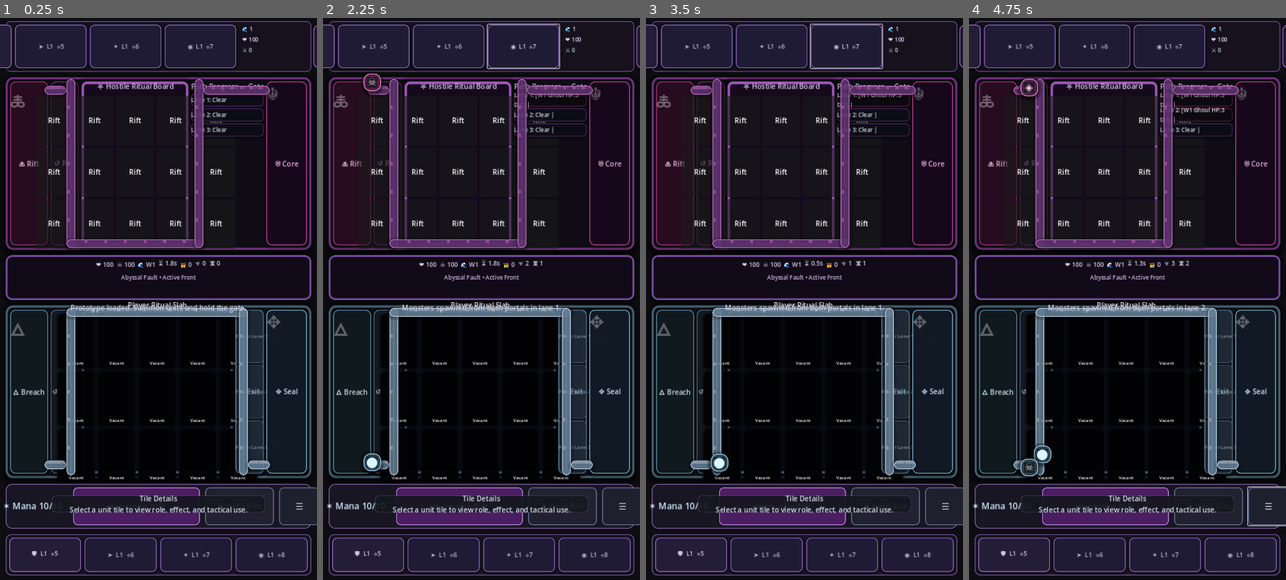
Above: before the commit, frames 1-4 (left to right).
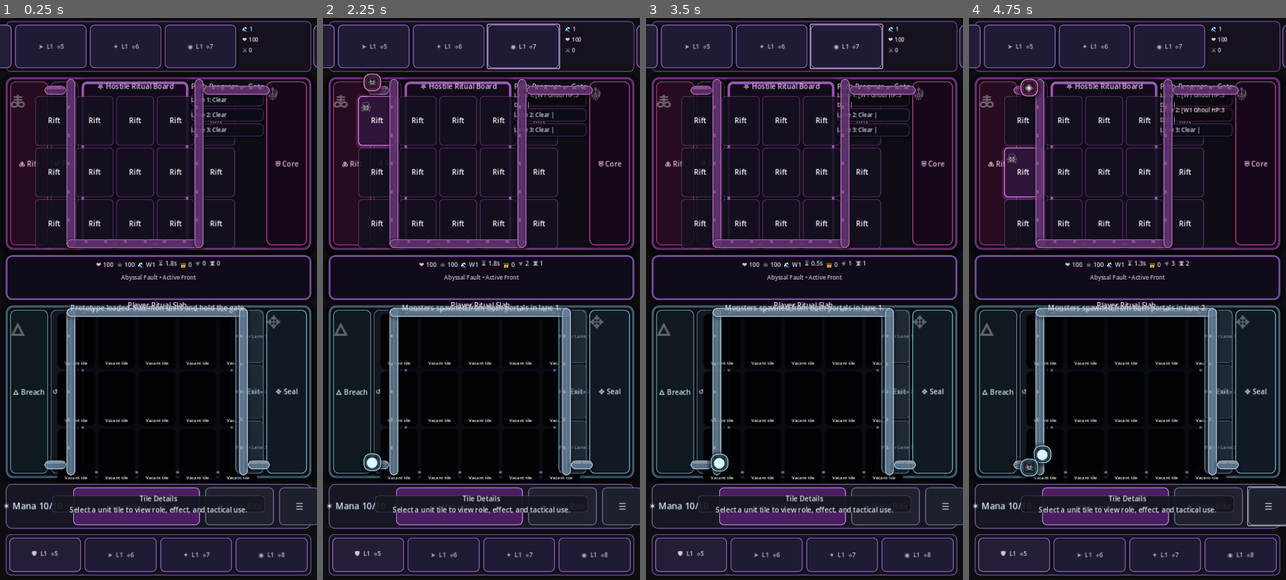
Above: after the commit, the same moments.

Repository: D3MISEarch/AbyssFall-merge-defense
Game: Godot game, scene res://scenes/Main.tscn
The game is run twice, just before and just after one commit, with the same random seed, the same clock (stepped at 60 frames per second) and the same inputs.
Inputs:
- Up to frame 1 (0.25 s): no input
- Up to frame 2 (2.25 s): click "➤ L1 ⟡5" at 0.5 s; click "✦ L1 ⟡6" at 1.25 s; click "◉ L1 ⟡7" at 2 s
- Up to frame 3 (3.5 s): click "⛧ Invoke Rift" at 2.75 s
- Up to frame 4 (4.75 s): click "✦ Hero Rite" at 3.5 s; click "☰" at 4.25 s

The runs differ from the first frame. In frame 1, 1.8% of the frame differs, in the area x 11-79%, y 13-83%; in frame 2, 2.6%, in the area x 10-79%, y 13-83%; in frame 3, 1.8%; in frame 4, 2.6%.

Commit message:
Strengthen board unit visuals and occupancy contrast

Diff:
--- a/scripts/main.gd
+++ b/scripts/main.gd
@@ -120,6 +120,7 @@
 var tile_panels: Array[Panel] = []
 var tile_labels: Array[Label] = []
 var tile_icon_glow_rects: Array[ColorRect] = []
+var tile_icon_plate_rects: Array[ColorRect] = []
 var tile_icon_labels: Array[Label] = []
 var tile_level_badge_rects: Array[ColorRect] = []
 var tile_level_badge_labels: Array[Label] = []
@@ -149,6 +150,7 @@
 var opponent_tile_labels: Array[Label] = []
 var opponent_tile_icon_labels: Array[Label] = []
 var opponent_tile_glow_rects: Array[ColorRect] = []
+var opponent_tile_plate_rects: Array[ColorRect] = []
 var route_visual_layers: Array[Control] = []
 var strip_ambience_layers: Array[Control] = []
 var lane_monster_visuals: Array[Control] = []
@@ -382,6 +384,16 @@
 		icon_glow.mouse_filter = Control.MOUSE_FILTER_IGNORE
 		panel.add_child(icon_glow)
 		tile_icon_glow_rects.append(icon_glow)
+		var icon_plate: ColorRect = ColorRect.new()
+		icon_plate.anchors_preset = Control.PRESET_FULL_RECT
+		icon_plate.offset_left = 12.0
+		icon_plate.offset_top = 10.0
+		icon_plate.offset_right = -12.0
+		icon_plate.offset_bottom = -52.0
+		icon_plate.color = Color(0.11, 0.14, 0.18, 0.0)
+		icon_plate.mouse_filter = Control.MOUSE_FILTER_IGNORE
+		panel.add_child(icon_plate)
+		tile_icon_plate_rects.append(icon_plate)
 		var icon_label: Label = Label.new()
 		icon_label.anchors_preset = Control.PRESET_FULL_RECT
 		icon_label.offset_left = 6.0
@@ -390,7 +402,8 @@
 		icon_label.offset_bottom = -46.0
 		icon_label.horizontal_alignment = HORIZONTAL_ALIGNMENT_CENTER
 		icon_label.vertical_alignment = VERTICAL_ALIGNMENT_CENTER
-		icon_label.add_theme_font_size_override("font_size", 32)
+		icon_label.add_theme_font_size_override("font_size", 42)
+		icon_label.add_theme_constant_override("outline_size", 2)
 		icon_label.text = ""
 		icon_label.mouse_filter = Control.MOUSE_FILTER_IGNORE
 		panel.add_child(icon_label)
@@ -445,6 +458,16 @@
 		hostile_glow.mouse_filter = Control.MOUSE_FILTER_IGNORE
 		panel.add_child(hostile_glow)
 		opponent_tile_glow_rects.append(hostile_glow)
+		var hostile_plate: ColorRect = ColorRect.new()
+		hostile_plate.anchors_preset = Control.PRESET_FULL_RECT
+		hostile_plate.offset_left = 10.0
+		hostile_plate.offset_top = 8.0
+		hostile_plate.offset_right = -10.0
+		hostile_plate.offset_bottom = -20.0
+		hostile_plate.color = Color(0.26, 0.12, 0.30, 0.28)
+		hostile_plate.mouse_filter = Control.MOUSE_FILTER_IGNORE
+		panel.add_child(hostile_plate)
+		opponent_tile_plate_rects.append(hostile_plate)
 		var icon_label: Label = Label.new()
 		icon_label.anchors_preset = Control.PRESET_FULL_RECT
 		icon_label.offset_left = 4.0
@@ -453,7 +476,8 @@
 		icon_label.offset_bottom = -18.0
 		icon_label.horizontal_alignment = HORIZONTAL_ALIGNMENT_CENTER
 		icon_label.vertical_alignment = VERTICAL_ALIGNMENT_CENTER
-		icon_label.add_theme_font_size_override("font_size", 24)
+		icon_label.add_theme_font_size_override("font_size", 30)
+		icon_label.add_theme_constant_override("outline_size", 2)
 		icon_label.modulate = Color(0.84, 0.71, 0.90, 0.85)
 		icon_label.mouse_filter = Control.MOUSE_FILTER_IGNORE
 		panel.add_child(icon_label)
@@ -1147,7 +1171,7 @@
 		tile_style.border_width_top = 2
 		tile_style.border_width_right = 2
 		tile_style.border_width_bottom = 2
-		tile_style.border_color = Color(0.58, 0.33, 0.68, 0.92)
+		tile_style.border_color = Color(0.42, 0.25, 0.51, 0.76)
 		tile_style.corner_radius_top_left = 8
 		tile_style.corner_radius_top_right = 8
 		tile_style.corner_radius_bottom_left = 8
@@ -1173,8 +1197,8 @@
 		tile_label.horizontal_alignment = HORIZONTAL_ALIGNMENT_CENTER
 		tile_label.vertical_alignment = VERTICAL_ALIGNMENT_BOTTOM
 		if label_index < opponent_tile_icon_labels.size():
-			var hostile_icon: String = HOSTILE_ICON_SET[label_index % HOSTILE_ICON_SET.size()]
-			opponent_tile_icon_labels[label_index].text = hostile_icon
+			opponent_tile_icon_labels[label_index].text = ""
+	_update_opponent_board_presence()
 
 func _style_center_strip() -> void:
 	var strip_style: StyleBoxFlat = StyleBoxFlat.new()
@@ -1445,12 +1469,12 @@
 	for tile_index in tile_panels.size():
 		var panel: Panel = tile_panels[tile_index]
 		var tile_style: StyleBoxFlat = StyleBoxFlat.new()
-		tile_style.bg_color = Color(0.07, 0.08, 0.10, 0.97)
+		tile_style.bg_color = Color(0.06, 0.07, 0.09, 0.97)
 		tile_style.border_width_left = 2
 		tile_style.border_width_top = 2
 		tile_style.border_width_right = 2
 		tile_style.border_width_bottom = 2
-		tile_style.border_color = Color(0.30, 0.28, 0.32, 0.88)
+		tile_style.border_color = Color(0.24, 0.23, 0.27, 0.80)
 		tile_style.corner_radius_top_left = 10
 		tile_style.corner_radius_top_right = 10
 		tile_style.corner_radius_bottom_left = 10
@@ -1828,7 +1852,7 @@
 func _render_board() -> void:
 	for i in board_units.size():
 		var occupied: bool = not _is_tile_empty(i)
-		tile_labels[i].text = _format_tile_compact_label(board_units[i]) if occupied else "Vacant"
+		tile_labels[i].text = _format_tile_compact_label(board_units[i]) if occupied else "Vacant tile"
 		_update_tile_visual_identity(i, occupied)
 		_update_tile_buff_aura(i, occupied)
 
@@ -1841,6 +1865,7 @@
 				tile_panels[i].self_modulate = SUPPORT_PANEL_COLOR
 			else:
 				tile_panels[i].self_modulate = ATTACK_PANEL_COLOR
+	_update_opponent_board_presence()
 	_update_board_power_ui()
 
 func _update_tile_buff_aura(tile_index: int, occupied: bool) -> void:
@@ -2020,6 +2045,7 @@
 		enemy_labels[lane_index].text = lane_line
 		if lane_index < player_lane_target_labels.size():
 			player_lane_target_labels[lane_index].text = "Player Lane %d • %d mobs" % [lane_index + 1, enemy_lanes[lane_index].size()]
+	_update_opponent_board_presence()
 
 func _get_front_enemy_index(lane_enemies: Array) -> int:
 	var selected_index: int = 0
@@ -2346,36 +2372,143 @@
 func _update_tile_visual_identity(tile_index: int, occupied: bool) -> void:
 	if tile_index < 0 or tile_index >= tile_icon_labels.size():
 		return
-	if tile_index >= tile_icon_glow_rects.size() or tile_index >= tile_level_badge_rects.size() or tile_index >= tile_level_badge_labels.size():
+	if tile_index >= tile_icon_glow_rects.size():
+		return
+	if tile_index >= tile_icon_plate_rects.size():
+		return
+	if tile_index >= tile_level_badge_rects.size() or tile_index >= tile_level_badge_labels.size():
+		return
+	if tile_index >= tile_panels.size():
 		return
 	var icon_label: Label = tile_icon_labels[tile_index]
 	var icon_glow: ColorRect = tile_icon_glow_rects[tile_index]
+	var icon_plate: ColorRect = tile_icon_plate_rects[tile_index]
 	var level_badge: ColorRect = tile_level_badge_rects[tile_index]
 	var level_label: Label = tile_level_badge_labels[tile_index]
+	var tile_style: StyleBoxFlat = StyleBoxFlat.new()
+	tile_style.corner_radius_top_left = 10
+	tile_style.corner_radius_top_right = 10
+	tile_style.corner_radius_bottom_left = 10
+	tile_style.corner_radius_bottom_right = 10
+	tile_style.shadow_offset = Vector2(0.0, 2.0)
+	tile_style.border_width_left = 2
+	tile_style.border_width_top = 2
+	tile_style.border_width_right = 2
+	tile_style.border_width_bottom = 2
 	if not occupied:
 		icon_label.text = ""
 		icon_glow.color = Color(0.56, 0.67, 0.92, 0.0)
+		icon_plate.color = Color(0.11, 0.14, 0.18, 0.0)
 		level_badge.color = Color(0.78, 0.68, 0.33, 0.0)
 		level_label.text = ""
 		level_label.modulate = Color(0.08, 0.08, 0.08, 0.0)
+		tile_style.bg_color = Color(0.06, 0.07, 0.09, 0.97)
+		tile_style.border_color = Color(0.24, 0.23, 0.27, 0.74)
+		tile_style.shadow_size = 2
+		tile_style.shadow_color = Color(0.0, 0.0, 0.0, 0.16)
+		tile_panels[tile_index].add_theme_stylebox_override("panel", tile_style)
 		return
 	var unit: Dictionary = board_units[tile_index]
 	var role: String = _get_unit_role(unit)
 	var icon_color: Color = Color(0.78, 0.89, 0.98, 1.0)
-	var glow_color: Color = Color(0.28, 0.44, 0.69, 0.36)
+	var glow_color: Color = Color(0.28, 0.44, 0.69, 0.52)
+	var plate_color: Color = Color(0.12, 0.18, 0.24, 0.88)
+	var tile_bg: Color = Color(0.10, 0.15, 0.21, 0.98)
+	var tile_border: Color = Color(0.58, 0.77, 0.91, 0.95)
 	if role == "support":
 		icon_color = Color(0.91, 0.79, 0.99, 1.0)
-		glow_color = Color(0.56, 0.33, 0.76, 0.44)
+		glow_color = Color(0.56, 0.33, 0.76, 0.62)
+		plate_color = Color(0.19, 0.12, 0.25, 0.90)
+		tile_bg = Color(0.14, 0.10, 0.20, 0.98)
+		tile_border = Color(0.80, 0.64, 0.93, 0.96)
 	elif role == "cleave":
 		icon_color = Color(0.98, 0.82, 0.58, 1.0)
-		glow_color = Color(0.75, 0.48, 0.20, 0.40)
+		glow_color = Color(0.75, 0.48, 0.20, 0.58)
+		plate_color = Color(0.24, 0.16, 0.10, 0.90)
+		tile_bg = Color(0.18, 0.12, 0.09, 0.98)
+		tile_border = Color(0.94, 0.69, 0.42, 0.95)
+	elif role == "lane":
+		tile_bg = Color(0.10, 0.15, 0.20, 0.98)
+		tile_border = Color(0.56, 0.77, 0.91, 0.96)
+	elif role == "single":
+		tile_bg = Color(0.12, 0.14, 0.19, 0.98)
+		tile_border = Color(0.76, 0.86, 0.96, 0.95)
 	icon_label.text = _get_unit_icon(unit)
 	icon_label.modulate = icon_color
 	icon_glow.color = glow_color
+	icon_plate.color = plate_color
+	tile_style.bg_color = tile_bg
+	tile_style.border_color = tile_border
+	tile_style.shadow_size = 9
+	tile_style.shadow_color = Color(tile_border.r, tile_border.g, tile_border.b, 0.34)
+	tile_panels[tile_index].add_theme_stylebox_override("panel", tile_style)
 	var level_value: int = int(unit["level"])
 	level_badge.color = Color(0.86, 0.78, 0.41, 0.95)
 	level_label.text = "L%d" % level_value
 	level_label.modulate = Color(0.08, 0.08, 0.08, 1.0)
+
+func _update_opponent_board_presence() -> void:
+	if opponent_tile_panels.is_empty():
+		return
+	var occupied_tiles: Array[bool] = []
+	occupied_tiles.resize(opponent_tile_panels.size())
+	for tile_idx in occupied_tiles.size():
+		occupied_tiles[tile_idx] = false
+	for lane_index in opponent_lanes.size():
+		var lane_enemies: Array = opponent_lanes[lane_index]
+		for enemy_data in lane_enemies:
+			var enemy: Dictionary = enemy_data
+			var progress_value: int = int(enemy.get("progress", 0))
+			var column: int = int(floor((float(progress_value) / float(LANE_LENGTH)) * float(BOARD_COLUMNS)))
+			column = int(clamp(column, 0, BOARD_COLUMNS - 1))
+			var tile_index: int = lane_index * BOARD_COLUMNS + column
+			if tile_index >= 0 and tile_index < occupied_tiles.size():
+				occupied_tiles[tile_index] = true
+	for tile_index in opponent_tile_panels.size():
+		_update_single_opponent_tile_presence(tile_index, occupied_tiles[tile_index])
+
+func _update_single_opponent_tile_presence(tile_index: int, occupied: bool) -> void:
+	if tile_index < 0:
+		return
+	if tile_index >= opponent_tile_panels.size():
+		return
+	if tile_index >= opponent_tile_glow_rects.size():
+		return
+	if tile_index >= opponent_tile_plate_rects.size():
+		return
+	if tile_index >= opponent_tile_icon_labels.size():
+		return
+	var tile_panel: Panel = opponent_tile_panels[tile_index]
+	var hostile_glow: ColorRect = opponent_tile_glow_rects[tile_index]
+	var hostile_plate: ColorRect = opponent_tile_plate_rects[tile_index]
+	var icon_label: Label = opponent_tile_icon_labels[tile_index]
+	var tile_style: StyleBoxFlat = StyleBoxFlat.new()
+	tile_style.corner_radius_top_left = 8
+	tile_style.corner_radius_top_right = 8
+	tile_style.corner_radius_bottom_left = 8
+	tile_style.corner_radius_bottom_right = 8
+	tile_style.border_width_left = 2
+	tile_style.border_width_top = 2
+	tile_style.border_width_right = 2
+	tile_style.border_width_bottom = 2
+	if not occupied:
+		tile_style.bg_color = Color(0.08, 0.06, 0.12, 0.88)
+		tile_style.border_color = Color(0.40, 0.24, 0.48, 0.62)
+		hostile_glow.color = Color(0.58, 0.24, 0.70, 0.14)
+		hostile_plate.color = Color(0.24, 0.12, 0.29, 0.20)
+		icon_label.text = ""
+		tile_panel.add_theme_stylebox_override("panel", tile_style)
+		return
+	tile_style.bg_color = Color(0.18, 0.08, 0.22, 0.97)
+	tile_style.border_color = Color(0.86, 0.52, 0.90, 0.94)
+	tile_style.shadow_size = 7
+	tile_style.shadow_color = Color(0.80, 0.34, 0.86, 0.38)
+	tile_style.shadow_offset = Vector2(0.0, 2.0)
+	hostile_glow.color = Color(0.83, 0.38, 0.88, 0.44)
+	hostile_plate.color = Color(0.34, 0.14, 0.40, 0.78)
+	icon_label.text = HOSTILE_ICON_SET[tile_index % HOSTILE_ICON_SET.size()]
+	icon_label.modulate = Color(0.98, 0.86, 0.99, 0.96)
+	tile_panel.add_theme_stylebox_override("panel", tile_style)
 
 func _get_unit_icon(unit: Dictionary) -> String:
 	var role: String = _get_unit_role(unit)
